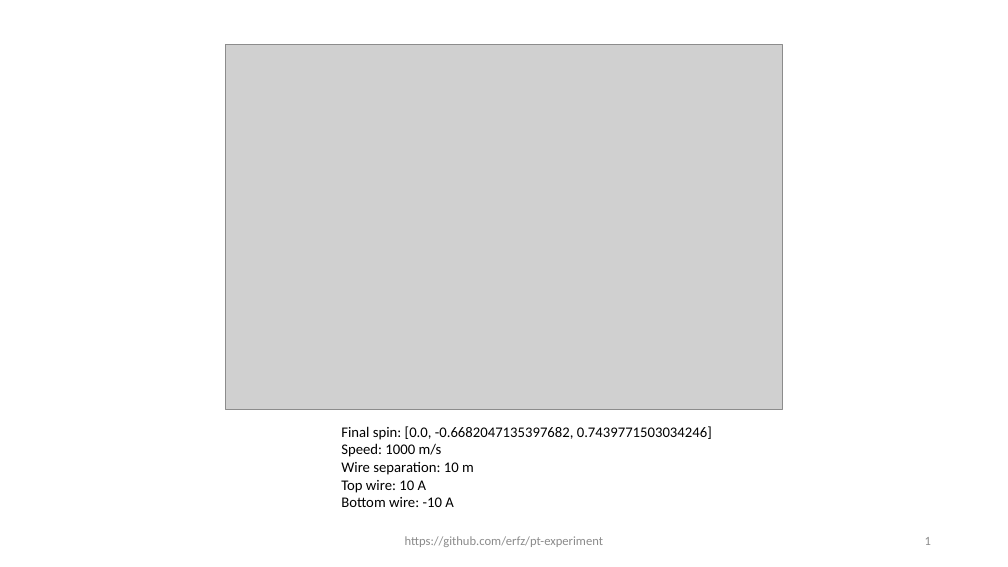
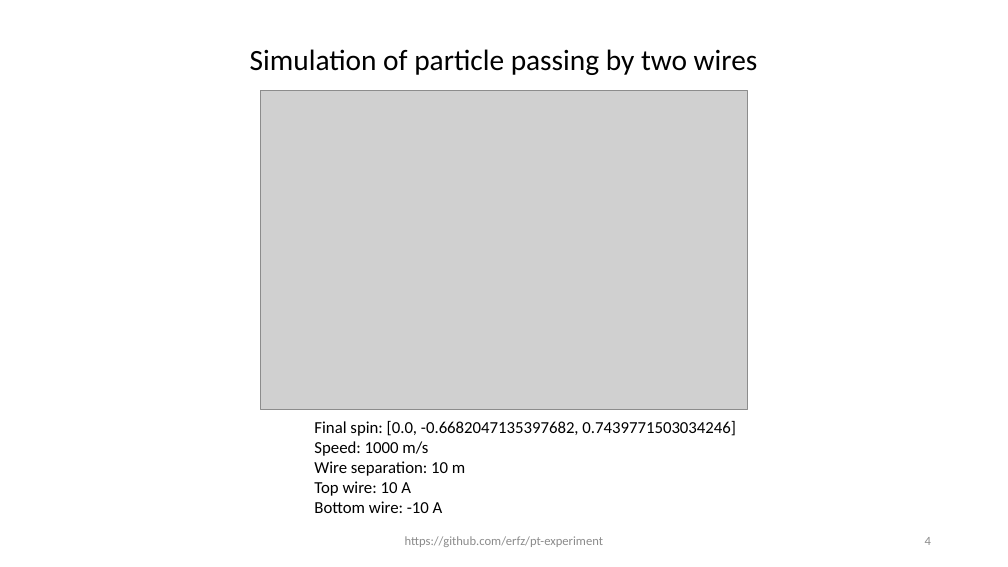
Before and after one commit to erfz/pt-experiment, a slide deck: slide 4 of ucn presentation 7-9.pptx (slide 1 before the commit). Drawn at 1008x567 pixels with LibreOffice and Linux fonts; fonts in the diff are those of the drawing; grey boxes stand for pictures. Boxes give left, top, right and bottom in pixels: in the first picture for what was removed or moved away, otherwise in the second. Text is boxed around its words. In the diff, an @@ line names an element or a change of style, - is before the commit and + after.

Commit message:
Add images and latest slides

```diff
--- a/ucn presentation 7-9.pptx
+++ b/ucn presentation 7-9.pptx
@@ text added at (250, 49, 758, 75), 28 pt, text #000000 @@
+Simulation of particle passing by two wires
@@ picture: place and size @@
-picture at (226, 44, 783, 409)
+picture at (261, 90, 747, 409)
@@ text "Final spin: [0.0, -0.6682047135397682, 0.7439771503034246]": place and size @@
-text "Final spin: [0.0, -0.6682047135397682, 0.7439771503034246]" at (341, 426, 712, 507)
+text "Final spin: [0.0, -0.6682047135397682, 0.7439771503034246]" at (314, 421, 736, 513)
@@ text "Final spin: [0.0, -0.6682047135397682, 0.7439771503034246]" at (314, 421, 736, 513): size 14 to 16 pt @@
@@ page number at (925, 537, 931, 545): text changed @@
-1
+4
```
Also in this commit, not shown: 5 other slides changed, 7 slides added, 5 other files.
